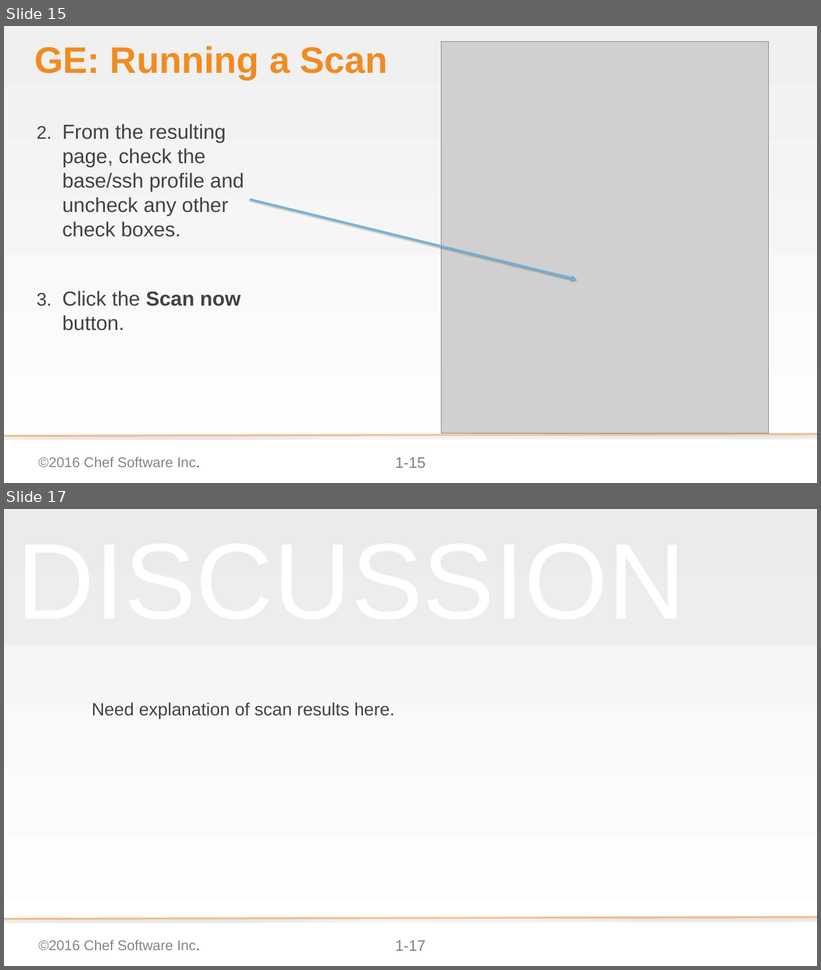
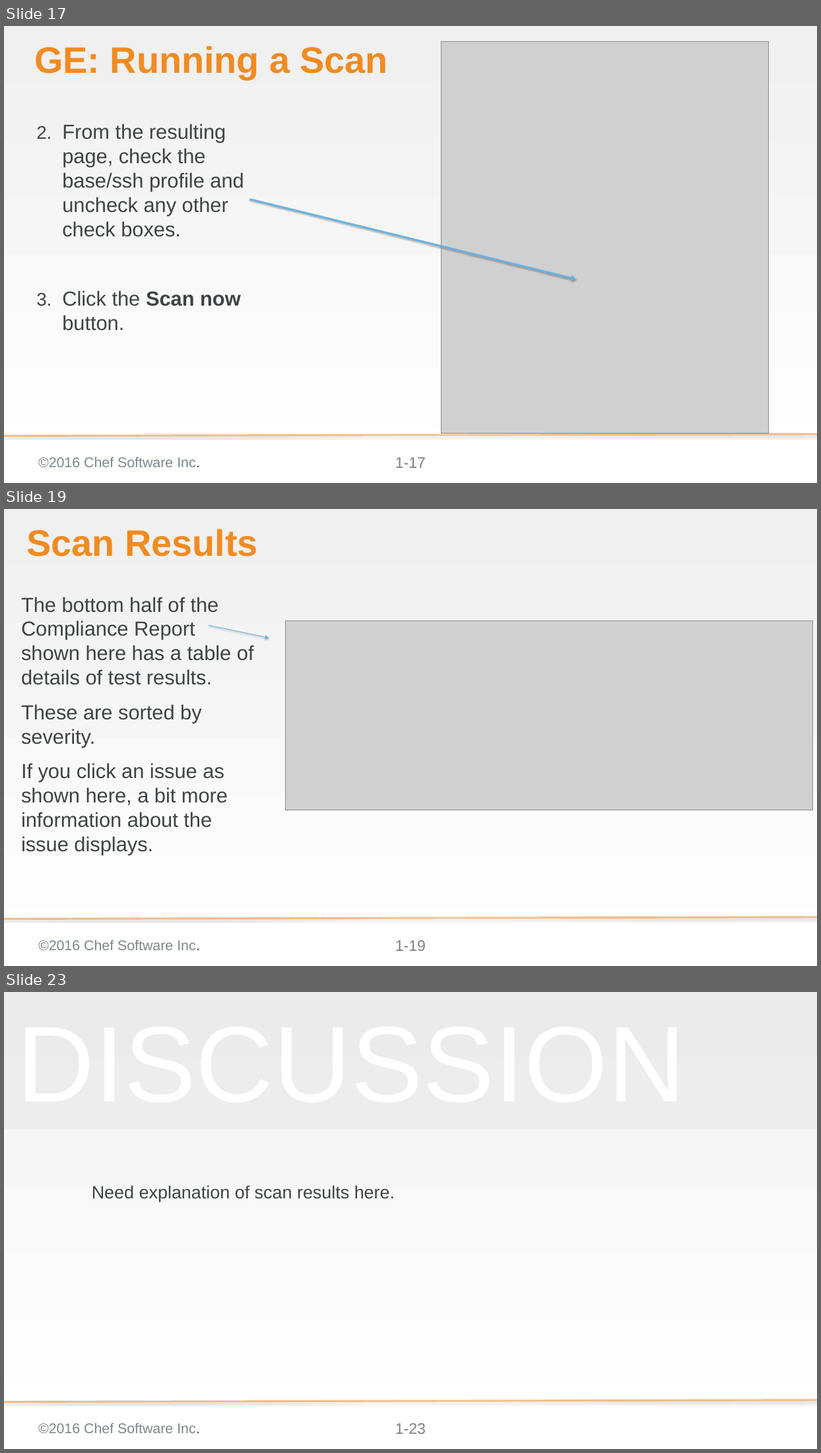
Before and after one commit to bchamby/chef-compliance-installation-configuration-operation, a slide deck: 03-initial-configuration-scans.pptx. Shown one above the other, each under a label of ours: slides 15 and 17 before the commit, slides 17, 19 and 23 after it; the slides between them are not shown. The pictures are 821x970 and 821x1453 pixels, drawn with LibreOffice and Linux fonts; fonts in the diff are those of the drawing; grey boxes stand for pictures; background and template pictures are left out. Boxes give left, top, right and bottom in pixels: in the first picture for what was removed or moved away, otherwise in the second. Text is boxed around its words. In the diff, an @@ line names an element or a change of style, - is before the commit and + after.

```diff
--- a/03-initial-configuration-scans.pptx
+++ b/03-initial-configuration-scans.pptx
@@ slide 19 added at [4,509,817,966], background gradient #F0F0F0 to #FFFFFF; not listed: 3 template elements that a slide beside it also shows @@
@@ title added at [27,529,257,557], 58 pt, text #F18B21, bold @@
+Scan Results
@@ text added at [21,597,254,855], 32 pt, text #3E4346 @@
+The bottom half of the Compliance Report shown here has a table of details of test results.
+These are sorted by severity.
+If you click an issue as shown here, a bit more information about the issue displays.
@@ arrow added from (209, 626) to (269, 638), #6BB2E2 1 pt @@
@@ picture added at [285,621,812,811] @@
@@ what was slide 15 is now slide 17 @@
@@ page number at [395,458,426,468]: text changed @@
-1-15
+1-17
@@ what was slide 17 is now slide 23 @@
@@ page number at [395,1424,426,1434]: text changed @@
-1-17
+1-23
```
Also in this commit, not shown: 4 slides changed, 6 other slides added, 1 slide removed.
